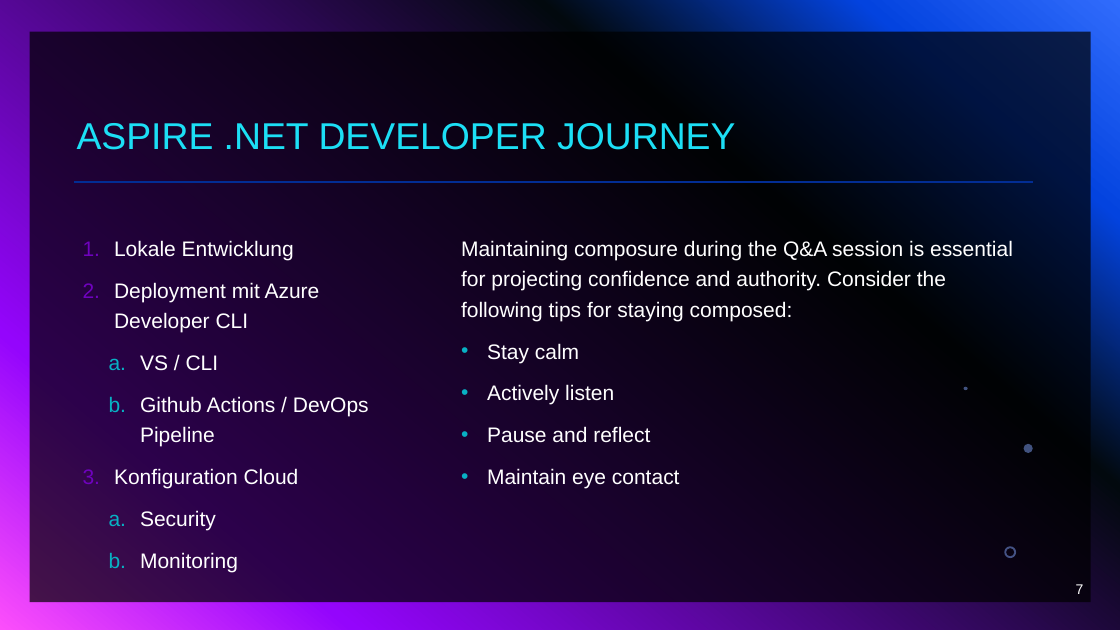
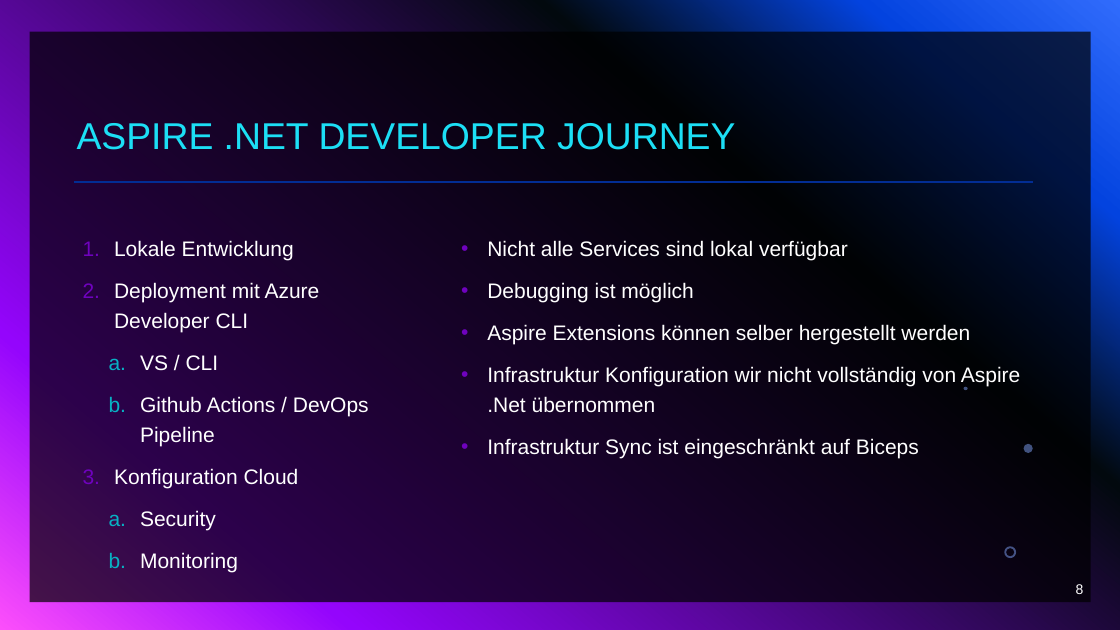
Before and after one commit to zuercheram/aspire-prototype, a slide deck: slide 8 of doc/project-presentation/aspire-semester-arbeit.pptx (slide 7 before the commit). Drawn at 1120x630 pixels with LibreOffice and Linux fonts; fonts in the diff are those of the drawing. Boxes give left, top, right and bottom in pixels: in the first picture for what was removed or moved away, otherwise in the second. Text is boxed around its words. In the diff, an @@ line names an element or a change of style, - is before the commit and + after.

```diff
--- a/doc/project-presentation/aspire-semester-arbeit.pptx
+++ b/doc/project-presentation/aspire-semester-arbeit.pptx
@@ text at bbox=[487, 240, 1020, 459]: text changed @@
-Maintaining composure during the Q&A session is essential for projecting confidence and authority. Consider the following tips for staying composed:
-  • Stay calm
-  • Actively listen
-  • Pause and reflect
-  • Maintain eye contact
+• Nicht alle Services sind lokal verfügbar
+• Debugging ist möglich
+• Aspire Extensions können selber hergestellt werden
+• Infrastruktur Konfiguration wir nicht vollständig von Aspire .Net übernommen
+• Infrastruktur Sync ist eingeschränkt auf Biceps
@@ page number at bbox=[1076, 584, 1084, 594]: text changed @@
-7
+8
```
Also in this commit, not shown: 1 other slide changed, 6 slides added, 5 slides removed.
